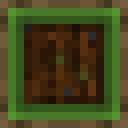
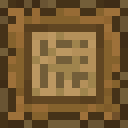
Layer changes from the first (128, 128) image to the second:
hid group "Farmer Top" (10 layers) over [0, 0, 128, 128]
showed group "Scribe Top" (6 layers) over [0, 0, 128, 128]
added layer "Layer #84" in group "Scribe Top" over [8, 8, 120, 120]
painted on "Pasted Layer #29" over [112, 112, 128, 128]
